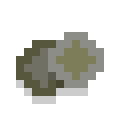
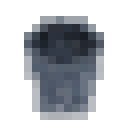
Before/after of a 128 × 128 layered artwork. What changed in the layer stack:
hid "icon_three_euros", painted on it over [16, 32, 104, 104]
added layer "icon_glass_water" above "icon_five_euros" over [24, 16, 104, 120]
